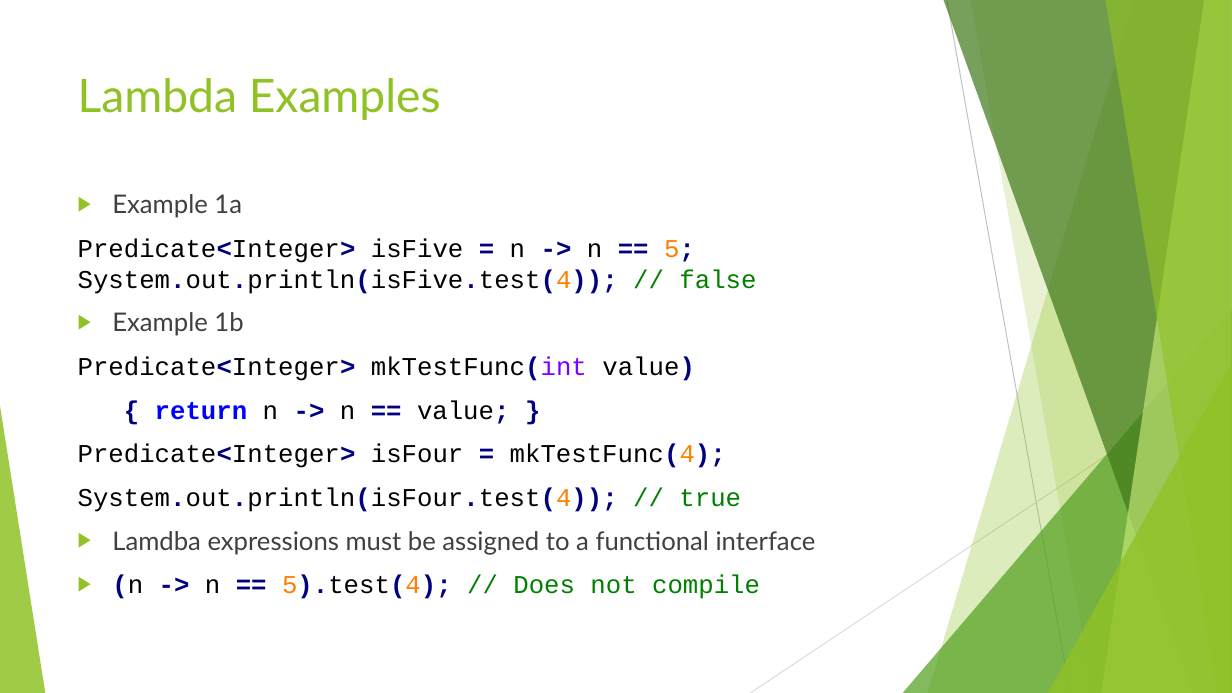
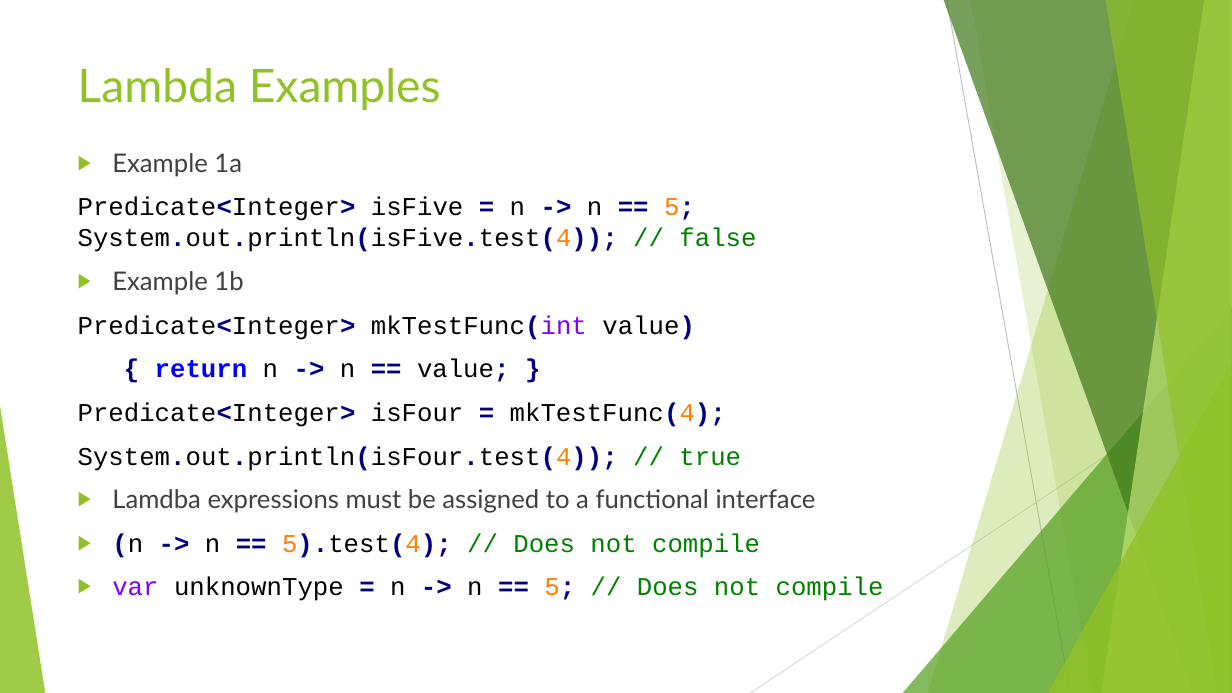
Before and after one commit to RichardRoda/2017-CodePaLOUsa-Lambda, a slide deck: slide 5 of Learning to Love the Lambda in the Stream.pptx. Drawn at 1232x693 pixels with LibreOffice and Linux fonts; fonts in the diff are those of the drawing. Boxes give left, top, right and bottom in pixels: in the first picture for what was removed or moved away, otherwise in the second. Text is boxed around its words. In the diff, an @@ line names an element or a change of style, - is before the commit and + after.

Commit message:
Add example of assigning a lambda expression directly to a Java 10+ var typed variable as an error.  Seperate min and max Optional returning terminal operations as each on their own line.

```diff
--- a/Learning to Love the Lambda in the Stream.pptx
+++ b/Learning to Love the Lambda in the Stream.pptx
@@ title "Lambda Examples": place and size @@
-title "Lambda Examples" at (78,78,441,120)
+title "Lambda Examples" at (78,68,441,110)
@@ text "Example 1a": place and size @@
-text "Example 1a" at (78,194,816,599)
+text "Example 1a" at (78,153,884,601)
@@ text at (112,577,884,601): paragraph added @@
+▶ var unknownType = n -> n == 5; // Does not compile
```
Also in this commit, not shown: 5 other slides changed, 1 other file.
